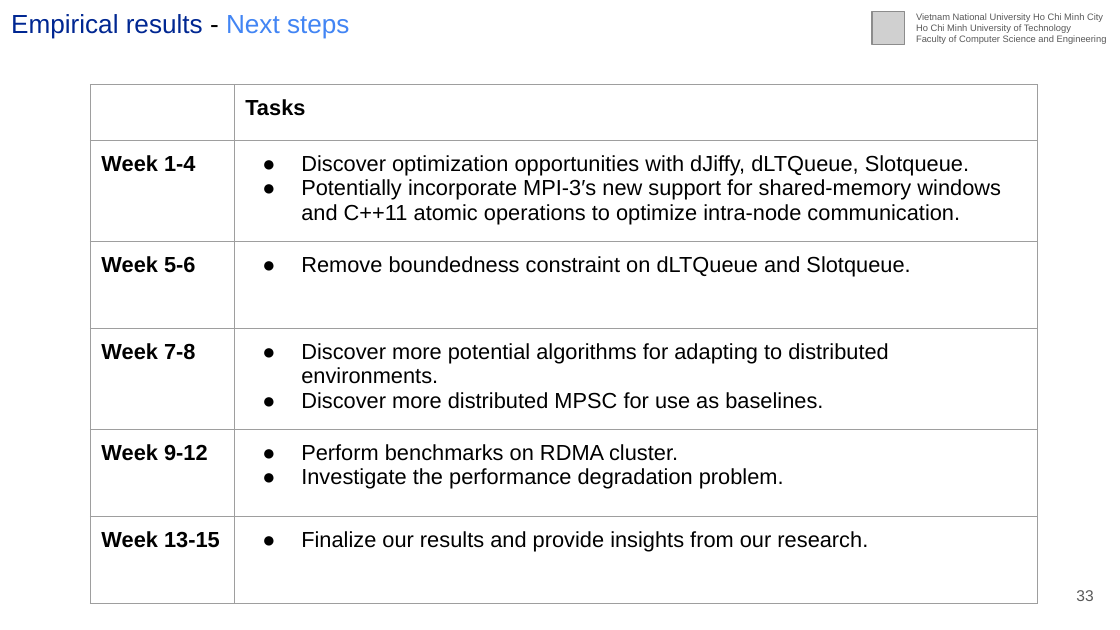
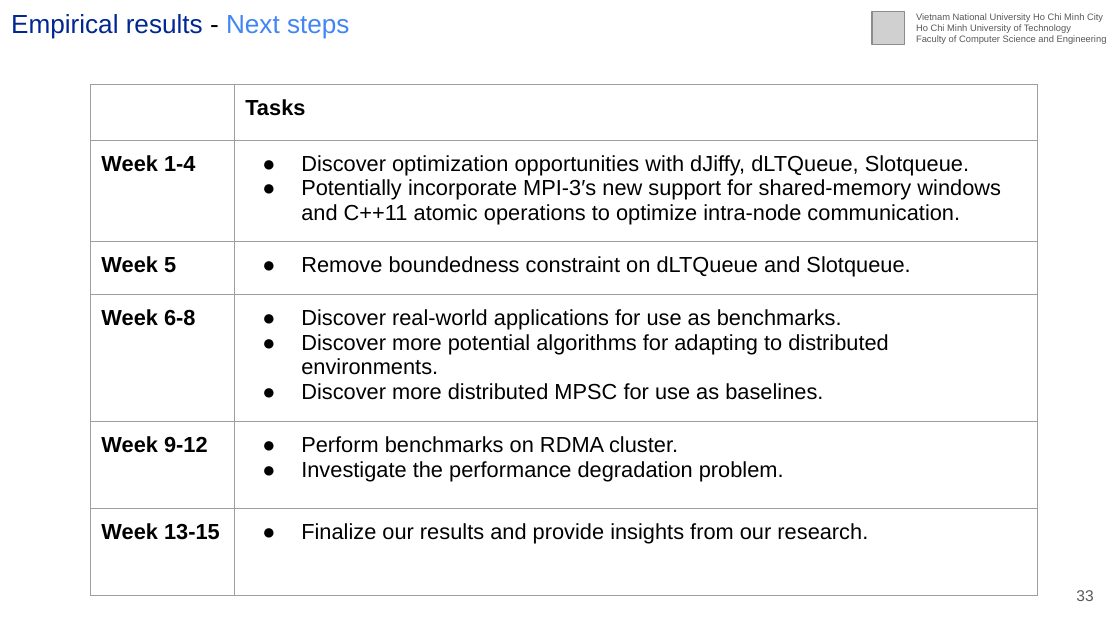
Before and after one commit to Huy-DNA/MPiSC, a slide deck: slide 33 of slide/Generic.pptx. Drawn at 1120x630 pixels with LibreOffice and Linux fonts; fonts in the diff are those of the drawing; grey boxes stand for pictures. Boxes give left, top, right and bottom in pixels: in the first picture for what was removed or moved away, otherwise in the second. Text is boxed around its words. In the diff, an @@ line names an element or a change of style, - is before the commit and + after.

Commit message:
fix: slides

```diff
--- a/slide/Generic.pptx
+++ b/slide/Generic.pptx
@@ table at (x1=91, y1=85, x2=1037, y2=548) @@
-row 3, column 1: Week 5-6
+row 3, column 1: Week 5
-row 4, column 1: Week 7-8
+row 4, column 1: Week 6-8
-row 4, column 2: Discover more potential algorithms for adapting to distributed environments. / Discover more distributed MPSC for use as baselines.
+row 4, column 2: Discover real-world applications for use as benchmarks. / Discover more potential algorithms for adapting to distributed environments. / Discover more distributed MPSC for use as baselines.
```
Also in this commit, not shown: 1 other slide changed.
